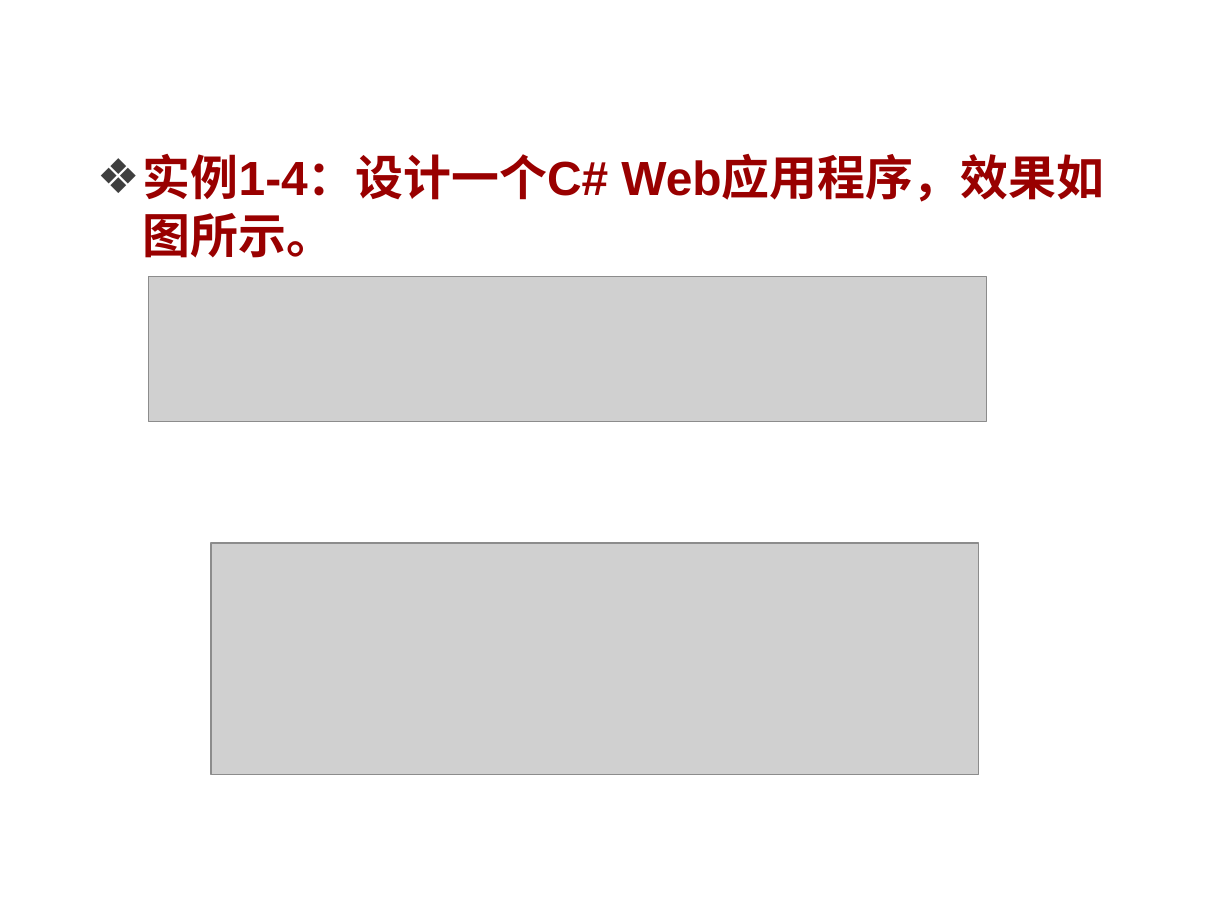
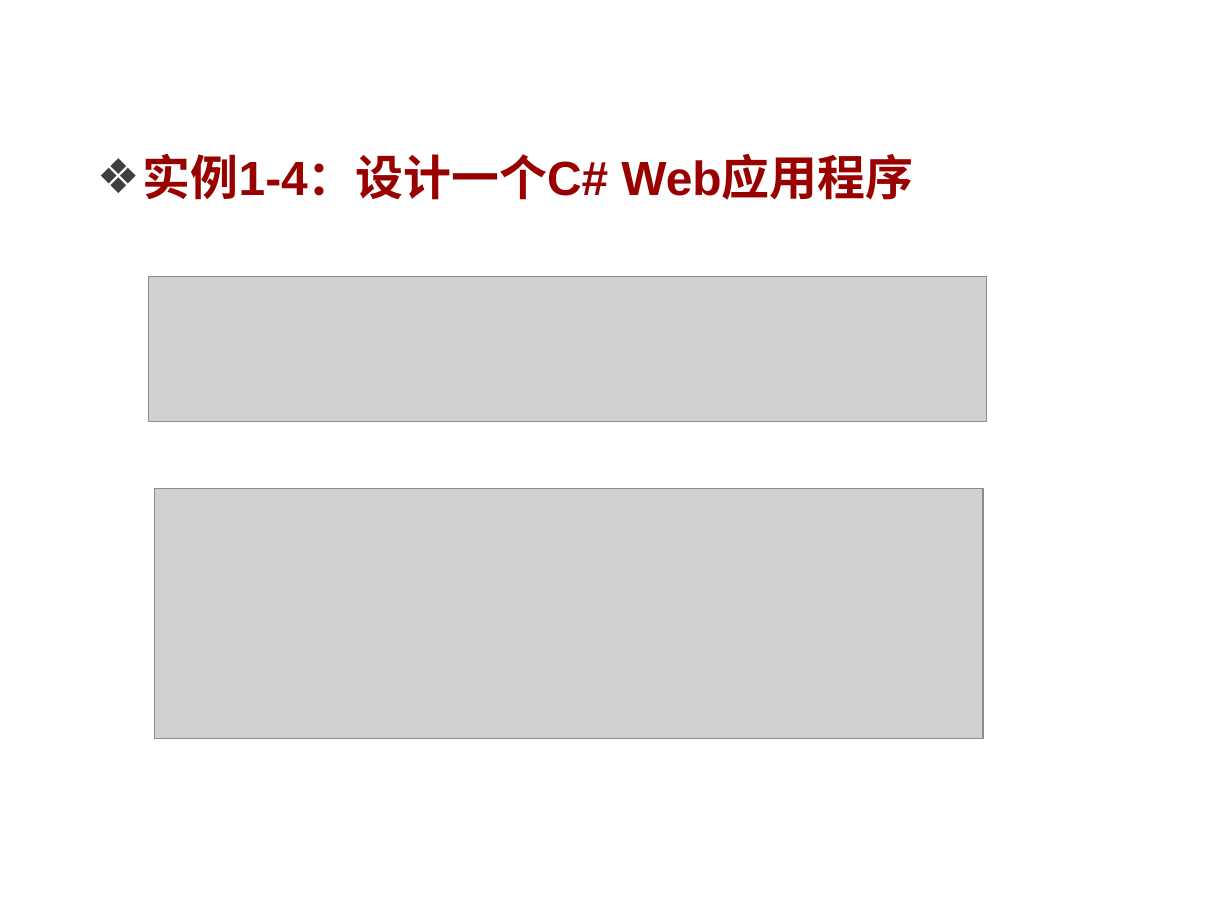
Before and after one commit to HBU/C-Sharp.net, a slide deck: slide 16 of PPT/00第一章.ppt (slide 15 before the commit). Drawn at 1232x924 pixels with LibreOffice and Linux fonts; fonts in the diff are those of the drawing; grey boxes stand for pictures; background and template pictures are left out. Boxes give left, top, right and bottom in pixels: in the first picture for what was removed or moved away, otherwise in the second. Text is boxed around its words. In the diff, an @@ line names an element or a change of style, - is before the commit and + after.

```diff
--- a/PPT/00第一章.ppt
+++ b/PPT/00第一章.ppt
@@ text at [143, 154, 913, 200]: text changed @@
-❖ 实例1-4：设计一个C# Web应用程序，效果如图所示。
+❖ 实例1-4：设计一个C# Web应用程序
@@ picture: place and size @@
-picture at [211, 543, 978, 775]
+picture at [155, 489, 983, 739]
```
Also in this commit, not shown: 6 other slides changed, 4 slides added, 13 other files.
